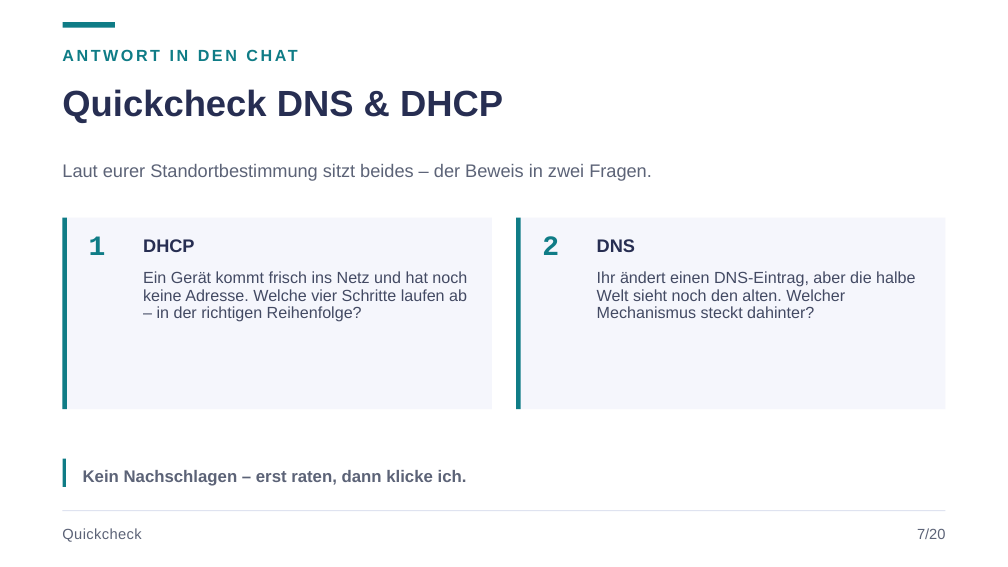
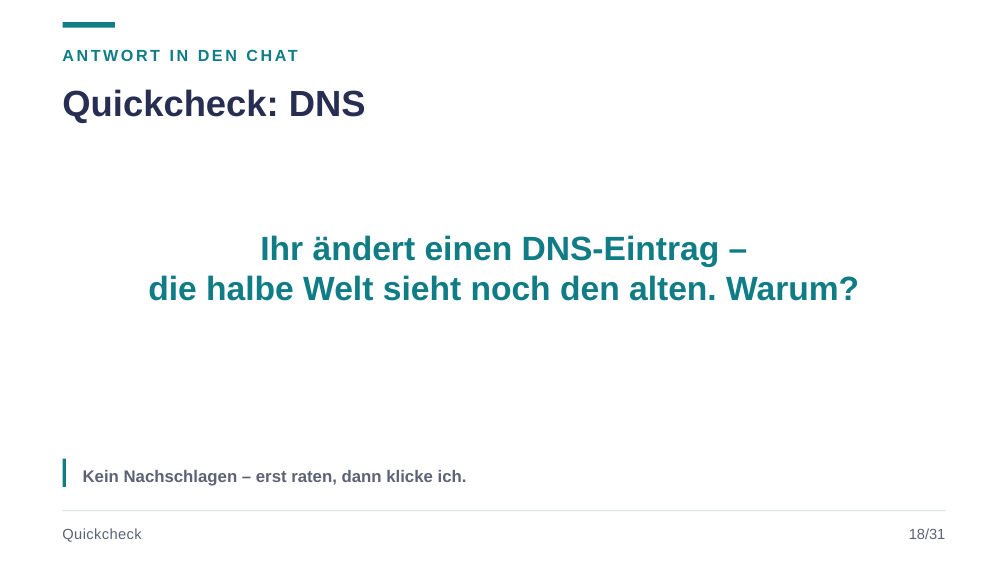
Before and after one commit to JacobMenge/kurs-unterlagen, a slide deck: slide 21 of folien/03-routing-vlan-sicherheit.pptx (slide 10 before the commit). Drawn at 1008x567 pixels with LibreOffice and Linux fonts; fonts in the diff are those of the drawing. Boxes give left, top, right and bottom in pixels: in the first picture for what was removed or moved away, otherwise in the second. Text is boxed around its words. In the diff, an @@ line names an element or a change of style, - is before the commit and + after.

```diff
--- a/folien/03-routing-vlan-sicherheit.pptx
+++ b/folien/03-routing-vlan-sicherheit.pptx
@@ text at box(62, 89, 366, 123): text changed @@
-Quickcheck DNS & DHCP
+Quickcheck: DNS
@@ text removed at box(62, 164, 652, 181) @@
-Laut eurer Standortbestimmung sitzt beides – der Beweis in zwei Fragen.
@@ text "Ihr ändert einen DNS-Eintrag –" at box(148, 235, 859, 301): vertical alignment top to middle @@
@@ rectangle removed at box(62, 218, 492, 409) @@
@@ rectangle removed at box(62, 218, 67, 409) @@
@@ text removed at box(89, 236, 106, 255) @@
-1
@@ text removed at box(143, 239, 194, 252) @@
-DHCP
@@ text at box(148, 235, 859, 301): text changed; size 11.5 to 24 pt; text colour #434A63 to #0F7C86; bold on @@
-Ihr ändert einen DNS-Eintrag, aber die halbe Welt sieht noch den alten. Welcher Mechanismus steckt dahinter?
+Ihr ändert einen DNS-Eintrag –
+die halbe Welt sieht noch den alten. Warum?
@@ rectangle removed at box(516, 218, 946, 409) @@
@@ rectangle removed at box(516, 218, 520, 409) @@
@@ text removed at box(542, 236, 559, 255) @@
-2
@@ text removed at box(597, 239, 635, 252) @@
-DNS
@@ text removed at box(143, 271, 467, 322) @@
-Ein Gerät kommt frisch ins Netz und hat noch keine Adresse. Welche vier Schritte laufen ab – in der richtigen Reihenfolge?
@@ text at box(909, 528, 946, 539): text changed @@
-7/20
+18/31
```
Also in this commit, not shown: 19 other slides changed, 12 slides added, 1 slide removed, 2 other files.
